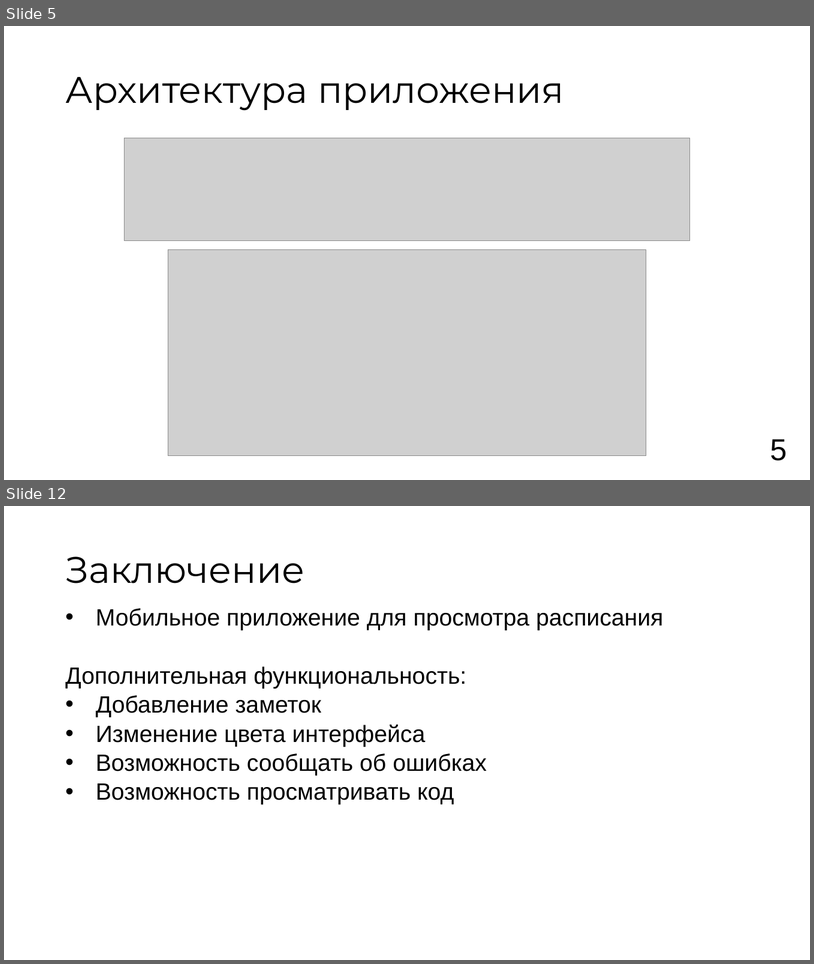
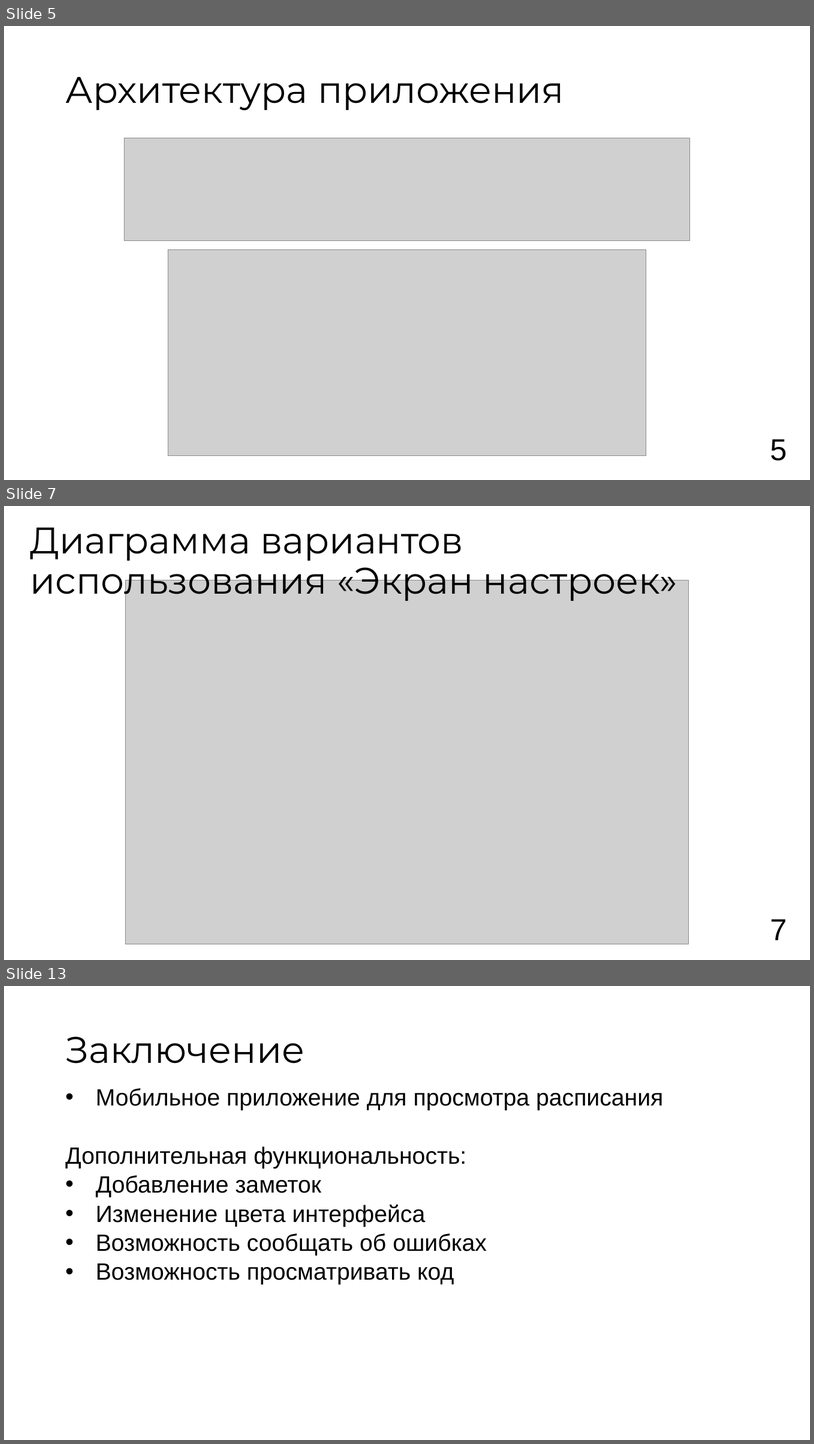
Before and after one commit to vafeenLabs/coursework-report_6-semester, a slide deck: Vafeen_3_61_presentation.pptx. Shown one above the other, each under a label of ours: slides 5 and 12 before the commit, slides 5, 7 and 13 after it; the slides between them are not shown. The pictures are 814x964 and 814x1444 pixels, drawn with LibreOffice and Linux fonts; fonts in the diff are those of the drawing; grey boxes stand for pictures. Boxes give left, top, right and bottom in pixels: in the first picture for what was removed or moved away, otherwise in the second. Text is boxed around its words. In the diff, an @@ line names an element or a change of style, - is before the commit and + after.

```diff
--- a/Vafeen_3_61_presentation.pptx
+++ b/Vafeen_3_61_presentation.pptx
@@ slide 7 added at box(4, 506, 810, 960), background #FFFFFF @@
@@ title added at box(30, 528, 678, 603), 44 pt, text #000000 @@
+Диаграмма вариантов использования «Экран настроек»
@@ picture added at box(125, 580, 689, 944) @@
@@ page number added at box(770, 919, 787, 940), 36 pt, text #000000 @@
+7
@@ what was slide 12 is now slide 13 @@
```
Also in this commit, not shown: 6 slides changed, 1 other file.
